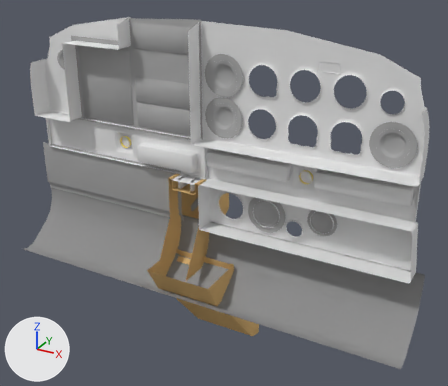
Renders of the Blender file Source/piper-archer-cx-panel.blend from each side of a commit.
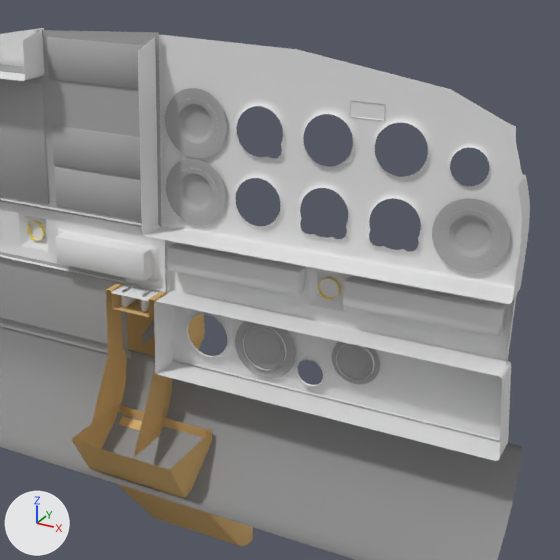
The first picture shows the older version from a camera (50 mm lens) standing at (0.653, -3.067, 0.544) and looking at (0.025, -1.925, -0.028). The close-ups show both versions on the part from 23% to 100% of the width and 0% to 89% of the height of that picture; other places that the commit changed are outside them. Lighting does not change. The marker at lower left points along +X, +Y and +Z.

The first close-up shows 'knee padding', 'knee separator', 'panel', 'temporary covers', 'throttle quadrant'.
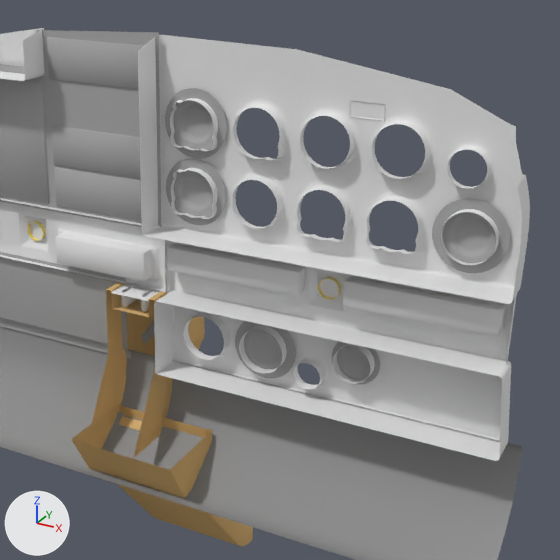
Scene script edits in JSON lines:
```json
{"block": "me_panel", "where": "# used by ob_panel; location = (0.0, -2.2, 0.2)"}
{"op": "remove", "block": "me_panel", "code": "me_panel.from_pydata(...)  # 5320 vertices, 4736 faces, 32 loose edges; spans x -0.463..0.473, y 0.2..0.347, z -0.295..0.156"}
{"op": "add", "block": "me_panel", "code": "me_panel.from_pydata(...)  # 5328 vertices, 4736 faces, 32 loose edges; spans x -0.463..0.473, y 0.2..0.347, z -0.295..0.156"}
{"block": "me_panel", "change": "me_panel part 1: 496 vertices moved from x 0.008..0.432, y 0.242..0.247, z -0.279..0.082 to x 0.008..0.432, y 0.232..0.237, z -0.279..0.082; 2 vertices removed from x 0.445..0.45, y 0.223..0.243, z -0.12..-0.114; 10 vertices added at x 0.265..0.449, y 0.223..0.245, z -0.14..-0.114"}
```

Location of each change, [x1, y1, x2, y2] in pixels of the close-ups (560 x 560 px; the box of a moved part takes in the faces that stretch with it):
```json
{"part": 1, "of": "me_panel", "change": "moved or reshaped", "before": [174, 99, 506, 386], "after": [170, 98, 506, 389]}
```
